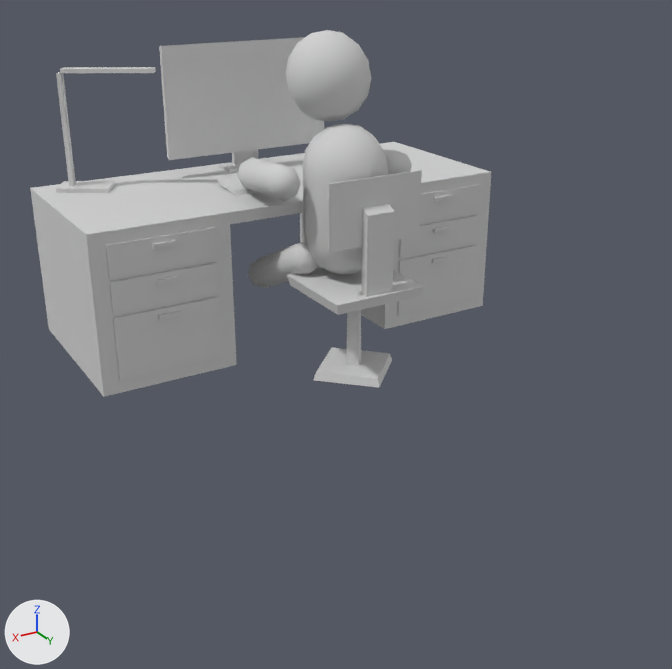
One commit to the glTF model static/models/worker.glb: the scene before it, then after it.
One viewpoint serves both versions: a camera (50 mm lens) standing at (4.24, 8.42, 3.78) and looking at (-0.72, 0.14, -0.36). Lighting does not change. The marker at lower left points along +X, +Y and +Z. Where no turn or scale is listed for an object, it has been applied to the vertices.

The first picture shows 'Arm_L.001', 'Arm_R.001', 'Body.001', 'Chair', 'Desk', 'Head.001', 'Leg_L.001'.
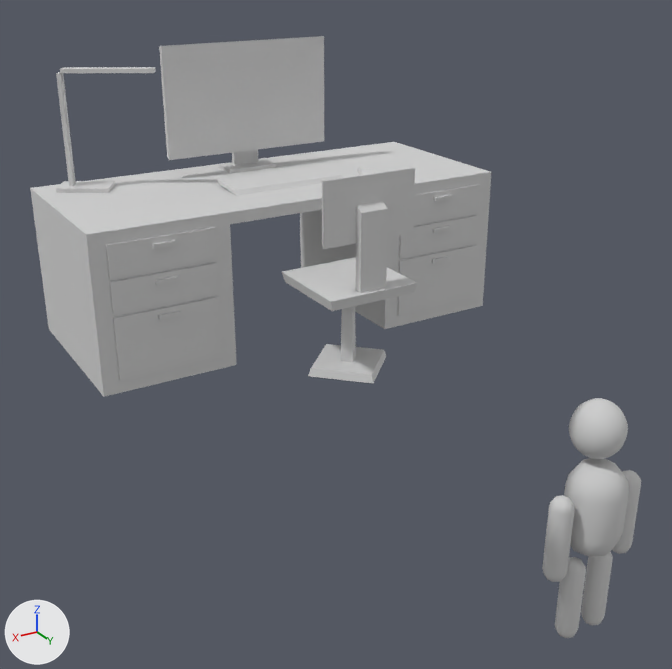
Pixel boxes (x1, y1, x2, y2) of what changed, in the pictures (672 x 669 px):
'Chair', moved
    before: (287, 170, 424, 388)
    after: (282, 168, 418, 383)
'Body.001', deleted
    before: (303, 124, 388, 275)
'Head.001', deleted
    before: (286, 30, 371, 121)
'Body', added
    after: (564, 458, 629, 557)
'Head', added
    after: (569, 398, 628, 459)
'Arm_L', added
    after: (542, 495, 575, 582)
'Leg_L.001', deleted
    before: (248, 242, 319, 288)
'Arm_L.001', deleted
    before: (237, 157, 301, 201)
'Leg_L', added
    after: (555, 557, 586, 638)
'Leg_R', added
    after: (581, 552, 613, 626)
'Arm_R', added
    after: (612, 470, 641, 554)
'Arm_R.001', deleted
    before: (383, 149, 412, 175)

The edits, one by one:
Mesh me_sphere_005 is new.
It has 66 vertices, 128 faces and spans x -4.14..-3.83, y -0.138..0.172, z -6.284..-5.042.
It uses material mat_bonhomme (light grey #d1d1d1).
Mesh me_sphere_006 is new.
It has 66 vertices, 128 faces and spans x -3.66..-3.35, y -0.14..0.17, z -6.284..-5.042.
It uses material mat_bonhomme (light grey #d1d1d1).
Mesh me_sphere_002 is new.
It has 242 vertices, 480 faces and spans x -4.097..-3.393, y -0.436..0.268, z -3.628..-2.866.
It uses material mat_bonhomme (light grey #d1d1d1).
Mesh me_sphere_001 is new.
It has 66 vertices, 128 faces and spans x -4.132..-3.358, y -0.371..0.403, z -5.015..-3.66.
It uses material mat_bonhomme (light grey #d1d1d1).
Mesh me_sphere_004 is new.
It has 66 vertices, 128 faces and spans x -4.48..-4.17, y -0.136..0.173, z -5.234..-3.992.
It uses material mat_bonhomme (light grey #d1d1d1).
Mesh me_sphere_003 is new.
It has 66 vertices, 128 faces and spans x -3.32..-3.01, y -0.141..0.168, z -5.234..-3.992.
It uses material mat_bonhomme (light grey #d1d1d1).
Object 'Arm_L.001' (ob_arm_l_001) is deleted.
Object 'Arm_R.001' (ob_arm_r_001) is deleted.
Object 'Body.001' (ob_body_001) is deleted.
Object 'Head.001' (ob_head_001) is deleted.
Object 'Leg_L.001' (ob_leg_l_001) is deleted.
Object 'Leg_R.001' (ob_leg_r_001) is deleted.
Object 'Chair' (ob_chair) moves from (0.0, 1.87, 0.8) to (0.0, 1.77, 0.8).
Object 'Leg_R' (ob_leg_r) is new; it shows me_sphere_005.
Its location is (0.0, 1.48, 1.42).
Object 'Leg_L' (ob_leg_l) is new; it shows me_sphere_006.
Its location is (0.0, 1.48, 1.42).
Object 'Head' (ob_head) is new; it shows me_sphere_002.
Its location is (0.0, 1.48, 1.42).
Object 'Body' (ob_body) is new; it shows me_sphere_001.
Its location is (0.0, 1.48, 1.42).
Object 'Arm_R' (ob_arm_r) is new; it shows me_sphere_004.
Its location is (0.0, 1.48, 1.42).
Object 'Arm_L' (ob_arm_l) is new; it shows me_sphere_003.
Its location is (0.0, 1.48, 1.42).
